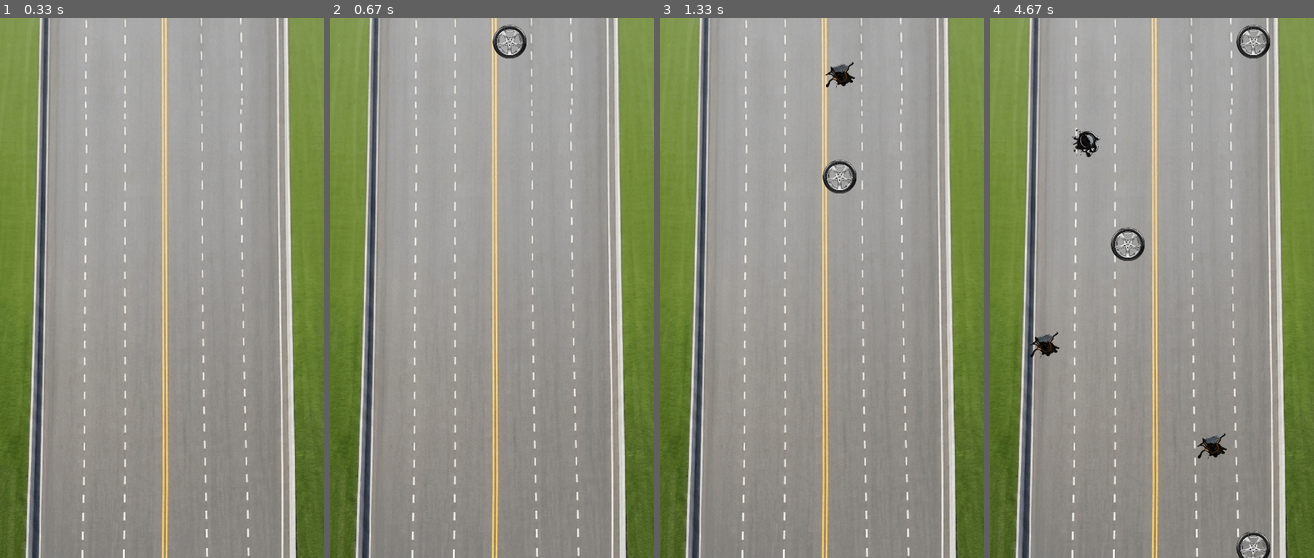
Above: before the commit, frames 1-4 (left to right).
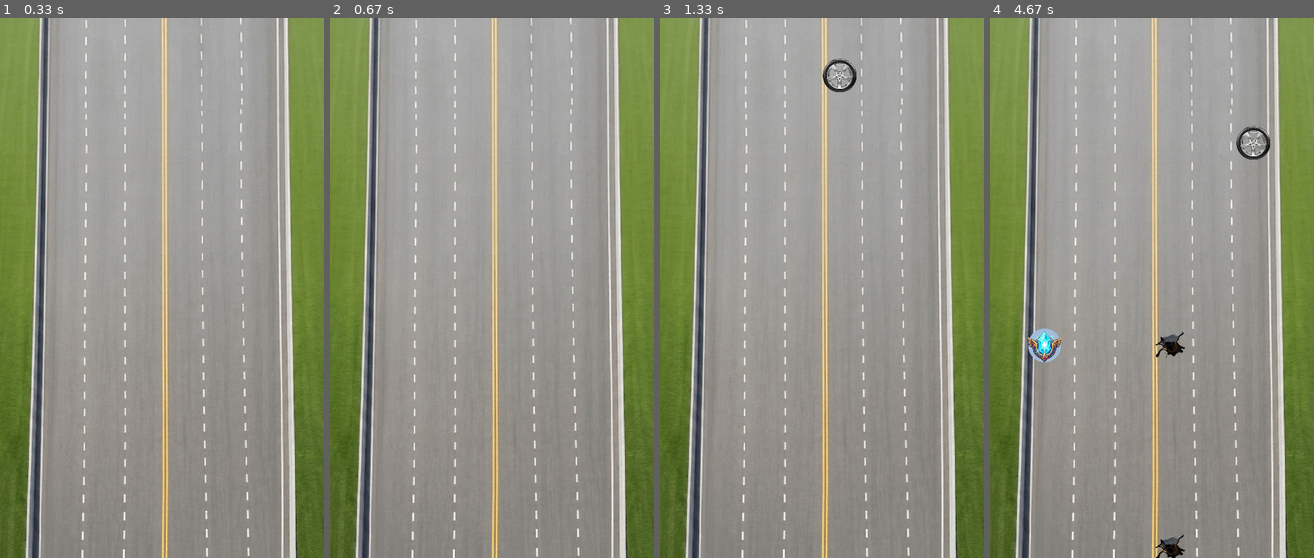
Above: after the commit, the same moments.

Repository: thla-saurus/Lightning-McQueen-s-Piston-Cup-Dash.
Game: pygame game, started from main.py
Two runs of this game, one before a commit and one after it. Both use one fixed random seed, a clock stepped at 60 frames per second and the inputs below.
Inputs:
- Up to frame 1 (0.33 s): no input
- Up to frame 2 (0.67 s): no input
- Up to frame 3 (1.33 s): no input
- Up to frame 4 (4.67 s): no input

Frame 1 is identical in both runs. In frame 2, 0.4% of the frame differs, in the area x 50-61%, y 1-8%; in frame 3, 0.8%; in frame 4, 2.8%, in the area x 11-87%, y 1-100%.

Commit message:
add nitro objects to the game

Diff:
--- a/game_assets.py
+++ b/game_assets.py
@@ -4,9 +4,12 @@
     # contains helpful assets for the game and helper methods to create them
 
     def __init__(self):
-        self.images = ["assets/oil1.bmp","assets/oil2.bmp","assets/tire.bmp"]
-        for i,img in enumerate(self.images):
-            self.images[i] = self._setup_img(img)
+        self.obstacle_images = ["assets/oil1.bmp","assets/oil2.bmp","assets/tire.bmp"]
+        for i,img in enumerate(self.obstacle_images):
+            self.obstacle_images[i] = self._setup_img(img)
+
+        self.power_up_image = self._setup_img("assets/power_up.bmp")
+
 
     def _setup_img(self,img):
         image  = pygame.image.load(img)
--- a/game_framework.py
+++ b/game_framework.py
@@ -51,12 +51,13 @@
         # Initialize the lane and McQueen systems here.
 
         self.obstacles = pygame.sprite.Group()
-        self.spawn_event = pygame.USEREVENT + 1
-        pygame.time.set_timer(self.spawn_event,500)
-
-
-        # [NITRO]
-        # Initialize the Nitro system here.
+        self.spawn_obstacle_event = pygame.USEREVENT + 1
+        pygame.time.set_timer(self.spawn_obstacle_event,1000)
+
+
+        self.nitros = pygame.sprite.Group()
+        self.spawn_power_up_event = pygame.USEREVENT + 2
+        pygame.time.set_timer(self.spawn_power_up_event,3000)
 
         # [COLLISION]
         # Initialize the collision system here.
@@ -82,8 +83,10 @@
         for event in pygame.event.get():
             if event.type == pygame.QUIT:
                 self.running = False
-            if event.type == self.spawn_event:
+            if event.type == self.spawn_obstacle_event:
                 self.obstacles.add(GameObject(random.randint(0,5),"obstacle",self))
+            if event.type == self.spawn_power_up_event:
+                self.nitros.add(GameObject(random.randint(0,5),"power_up",self))
 
     # continously update game (car speed, number of lanes, which lane it's in, obstacles, nitro, lifes)
     def update(self, dt):
@@ -103,14 +106,17 @@
         # Update McQueen's position.
 
         for ob in self.obstacles:
-            ob.update()
-
-        # =========================================================
-        # NITRO
-        # =========================================================
-        # [NITRO TEAM]
-        # Update Nitro objects and their movement.
-
+            if ob.check_reach_edge():
+                self.obstacles.remove(ob)
+            else:
+                ob.update()
+
+        for ni in self.nitros:
+            if ni.check_reach_edge():
+                self.nitros.remove(ni)
+            else:
+                ni.update()
+        print("obstacles : ",self.obstacles,"nitros : ",self.nitros)
         # =========================================================
         # COLLISION
         # =========================================================
@@ -169,8 +175,8 @@
             for ob in self.obstacles.sprites():
                 ob.draw_object()
 
-            # [NITRO TEAM]
-            # Draw active Nitro.
+            for ni in self.nitros.sprites():
+                ni.draw_object()
 
             # [BOOST / MOTION EFFECT TEAM]
             # Draw boost and motion effects.
--- a/game_objects.py
+++ b/game_objects.py
@@ -23,7 +23,11 @@
     self.lane_index = lane_index
     self.item_type = item_type
 
-    self.image = choice(game.assets.images)
+    if item_type == "obstacle":
+        self.image = choice(game.assets.obstacle_images)
+    else:
+        self.image = game.assets.power_up_image
+
     self.x = ((lane_index * self.settings.LANE_WIDTH) + (self.settings.LANE_WIDTH // 2) - (ITEM_WIDTH // 2))+44
     self.y = -ITEM_HEIGHT  # Start spawning from above the screen boundary
 
@@ -37,18 +41,10 @@
 
   def draw_object(self):
     # Render the game object on the screen
-    if self.item_type == "obstacle":
-
       img_rect = self.image.get_rect()
       img_rect.x = self.x
       img_rect.y = self.y
       self.window.blit(self.image,img_rect)
-
-    else:
-      # Draw nitro power-up using global color and dimensions
-      pygame.draw.rect(
-          self.window, COLOR_NITRO, (self.x, self.y, self.width, self.height)
-      )
 
   def check_collision(self, player_rect):
     # Check if this item collides with the player's rectangle
@@ -57,3 +53,10 @@
 
     # colliderect returns True if the two rectangles overlap (collide), False otherwise
     return item_rect.colliderect(player_rect)
+
+  def check_reach_edge(self):
+     print(self.y, self.window.get_rect().bottom)
+     if self.y>=self.window.get_rect().bottom:
+
+        return True
+     return False
Renamed: assets/Gemini_Generated_Image_jxsbnpjxsbnpjxsb(1).png -> assets/power_up.bmp
